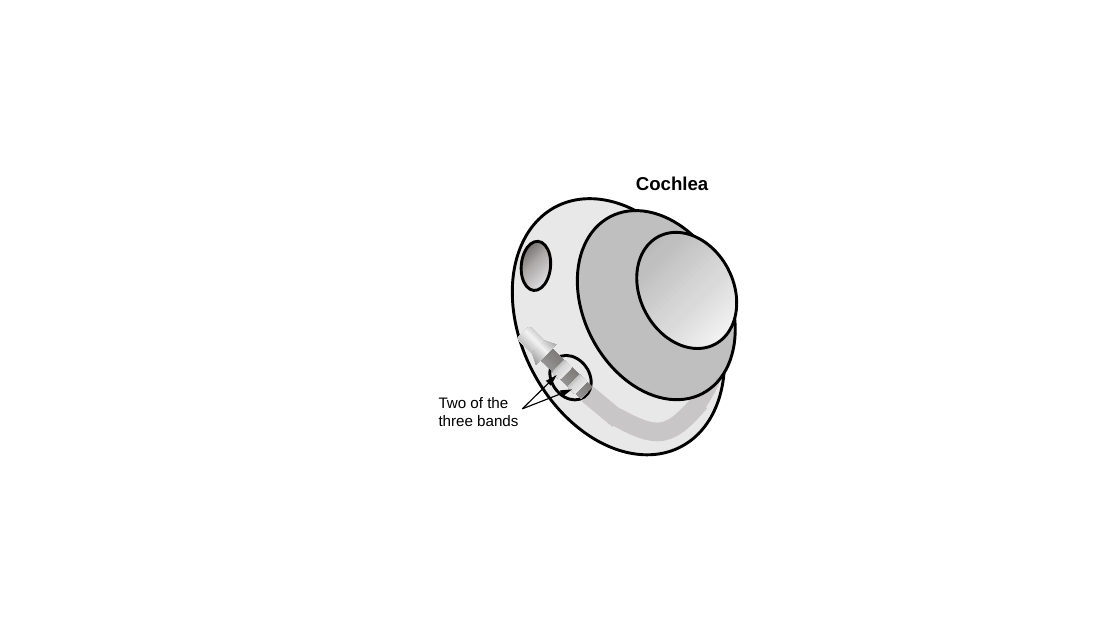
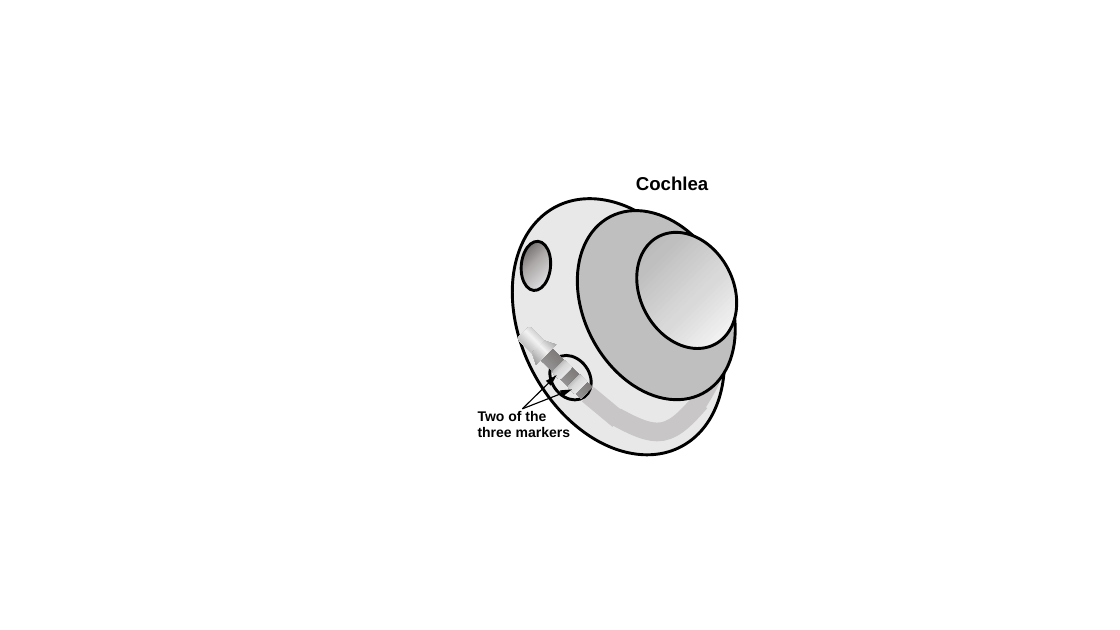
Before and after one commit to young-oct/Cochlear_Implant, a slide deck: slide 3 of Figures/illustration/20210905_Sketches_XY-20210905-01.pptx. Drawn at 1120x630 pixels with LibreOffice and Linux fonts; fonts in the diff are those of the drawing. Boxes give left, top, right and bottom in pixels: in the first picture for what was removed or moved away, otherwise in the second. Text is boxed around its words. In the diff, an @@ line names an element or a change of style, - is before the commit and + after.

```diff
--- a/Figures/illustration/20210905_Sketches_XY-20210905-01.pptx
+++ b/Figures/illustration/20210905_Sketches_XY-20210905-01.pptx
@@ text at bbox=[478, 411, 570, 437]: text changed; size 13 to 12 pt; bold on @@
-Two of the three bands
+Two of the
+three markers
```
Also in this commit, not shown: 2 other slides changed, 1 slide added, 1 slide removed, 9 other files.
